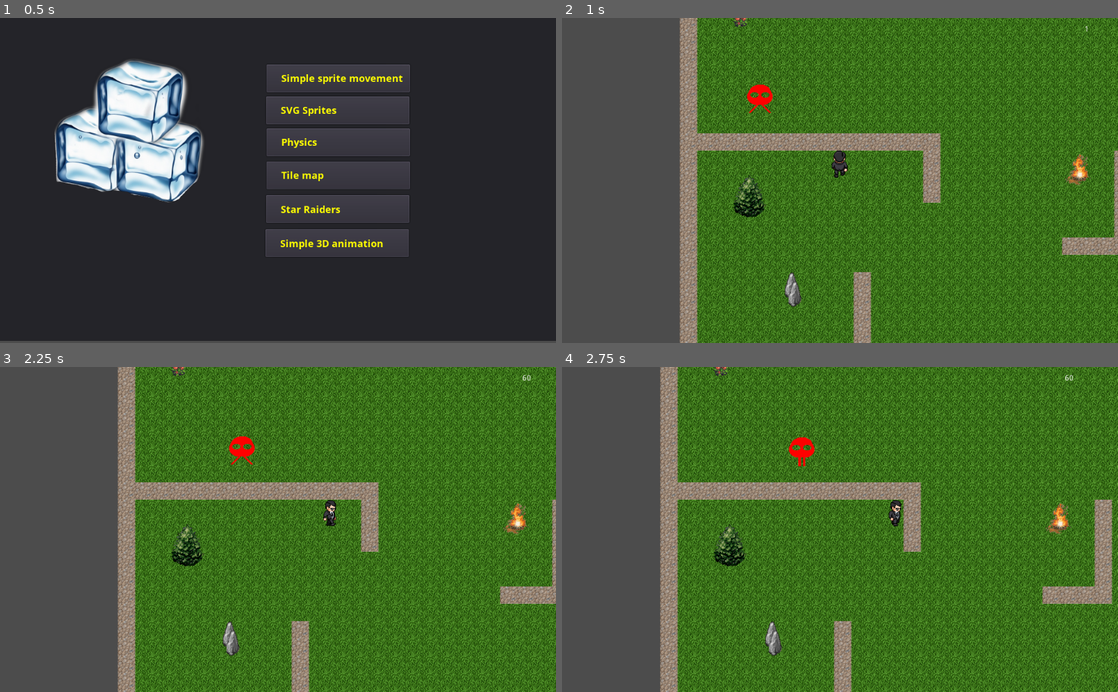
Above: before the commit, frames 1-4 (two rows, left to right).
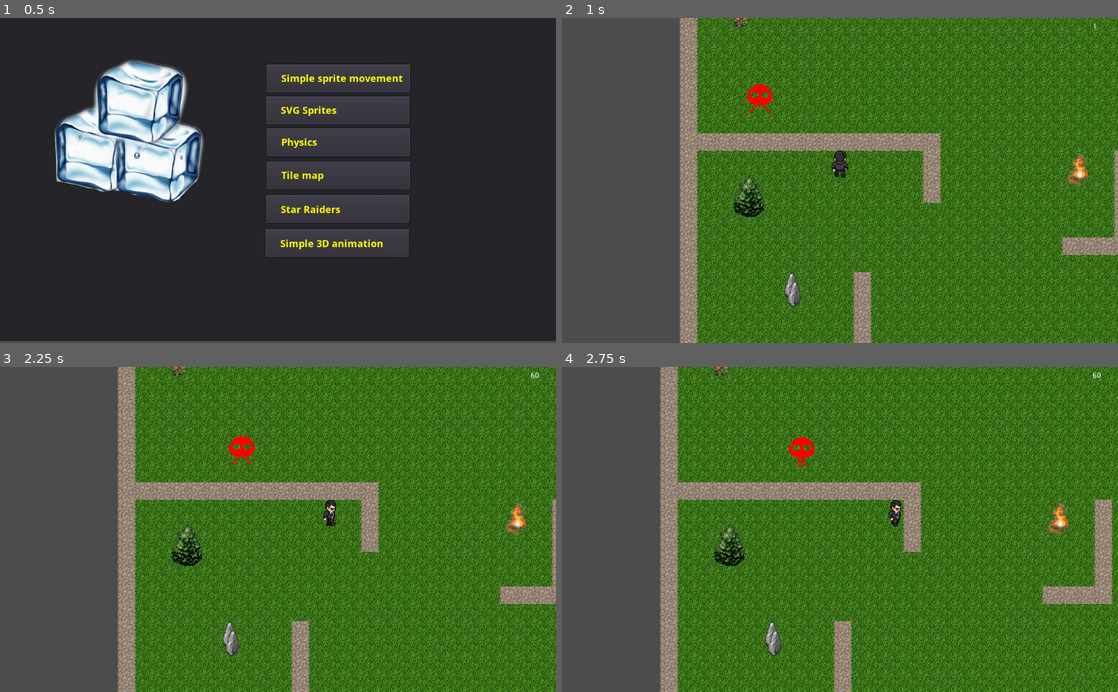
Above: after the commit, the same moments.

Repository: gattila/gamedemo
Game: Godot game, scene res://Scenes/Main.tscn
Two runs of this game, one before a commit and one after it. Both use one fixed random seed, a clock stepped at 60 frames per second and the inputs below.
Inputs (mouse positions are in pixels of both pictures, inside the frame that each line leads up to):
- Up to frame 1 (0.5 s): no input
- Up to frame 2 (1 s): click "Tile map" at 0.5 s
- Up to frame 3 (2.25 s): move the mouse to (400, 513) at 1.27 s; hold Right (ui_right) 1.28-2 s; click (400, 513) at 1.42 s; drag from (166, 545) to (250, 594) at 2.02 s
- Up to frame 4 (2.75 s): no input

Frame 1 is identical in both runs. In frame 2, less than 0.1% of the frame differs, in the area x 48-96%, y 1-50%; in frame 3, less than 0.1%; in frame 4, less than 0.1%.

Commit message:
fps fix on tilemap

Diff:
--- a/Scenes/TileMapDemo.tscn
+++ b/Scenes/TileMapDemo.tscn
@@ -121,12 +121,11 @@
 
 frames = SubResource( 1 )
 animation = "Up"
-frame = 5
+frame = 2
 playing = true
 
 [node name="PlayerCamera" type="Camera2D" parent="Player" index="1"]
 
-visible = false
 anchor_mode = 1
 rotating = false
 current = true
@@ -214,22 +213,32 @@
 
 position = Vector2( -263.147, 93.8201 )
 
-[node name="lbFps" type="Label" parent="." index="6"]
+[node name="CanvasLayer" type="CanvasLayer" parent="." index="6"]
+
+layer = 1
+offset = Vector2( 0, 0 )
+rotation = 0.0
+scale = Vector2( 1, 1 )
+transform = Transform2D( 1, 0, 0, 1, 0, 0 )
+
+[node name="lbFps" type="Label" parent="CanvasLayer" index="0"]
 
 anchor_left = 0.0
 anchor_top = 0.0
 anchor_right = 0.0
 anchor_bottom = 0.0
-margin_left = 361.0
-margin_top = -39.0
-margin_right = 401.0
-margin_bottom = -22.0
+margin_left = 977.0
+margin_top = 9.0
+margin_right = 1017.0
+margin_bottom = 26.0
 rect_pivot_offset = Vector2( 0, 0 )
 rect_clip_content = false
 mouse_filter = 2
 mouse_default_cursor_shape = 0
 size_flags_horizontal = 1
 size_flags_vertical = 4
+text = "0"
 percent_visible = 1.0
 lines_skipped = 0
 max_lines_visible = -1
+_sections_unfolded = [ "Anchor" ]
--- a/Scripts/TilemapEnemyNavi.gd
+++ b/Scripts/TilemapEnemyNavi.gd
@@ -11,7 +11,7 @@
 var _lbFps = Label
 
 func _ready():
-	_lbFps = $lbFps
+	_lbFps = $CanvasLayer/lbFps
 	# Called every time the node is added to the scene.
 	# Initialization here
 	pass
